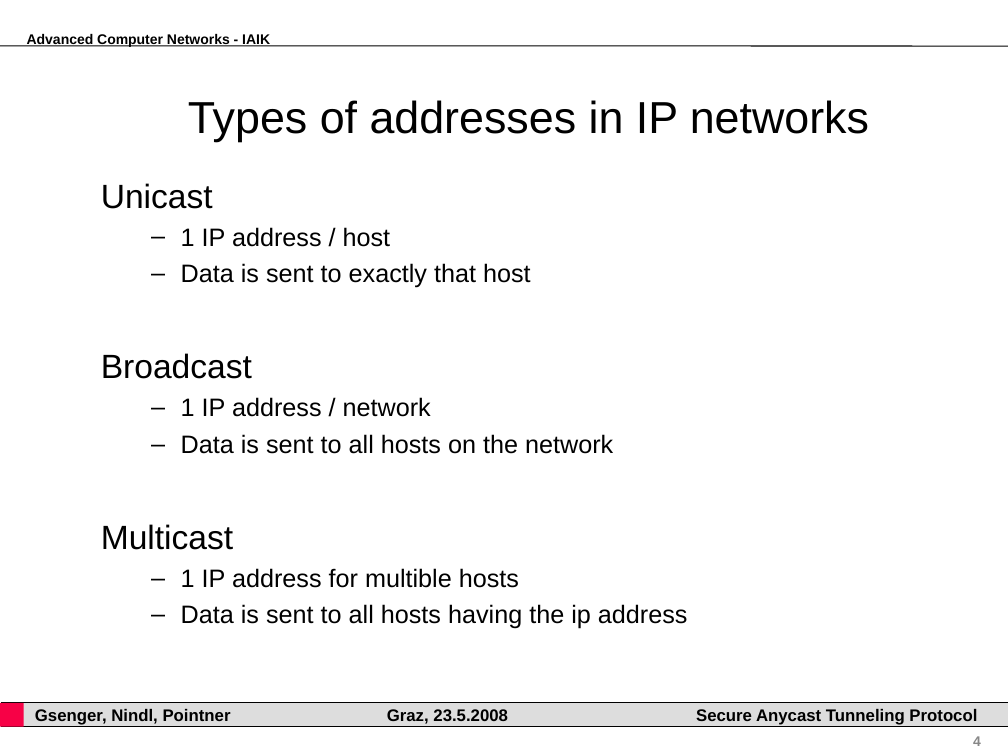
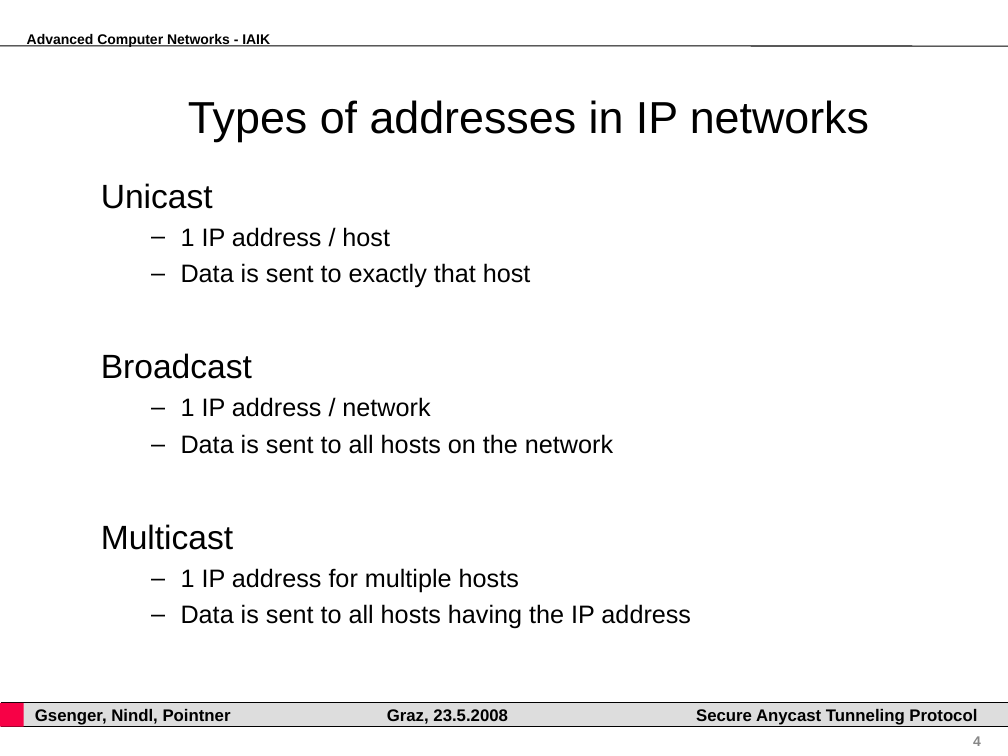
Before and after one commit to pyhedgehog/anytun, a slide deck: slide 4 of papers/acn.ppt. Drawn at 1008x756 pixels with LibreOffice and Linux fonts; fonts in the diff are those of the drawing; background and template pictures are left out. Boxes give left, top, right and bottom in pixels: in the first picture for what was removed or moved away, otherwise in the second. Text is boxed around its words. In the diff, an @@ line names an element or a change of style, - is before the commit and + after.

Commit message:
fixed some typo @ acn presention

```diff
--- a/papers/acn.ppt
+++ b/papers/acn.ppt
@@ text at [181, 568, 691, 629]: text changed @@
-  – 1 IP address for multible hosts
-  – Data is sent to all hosts having the ip address
+  – 1 IP address for multiple hosts
+  – Data is sent to all hosts having the IP address
```
Also in this commit, not shown: 23 other slides changed.
